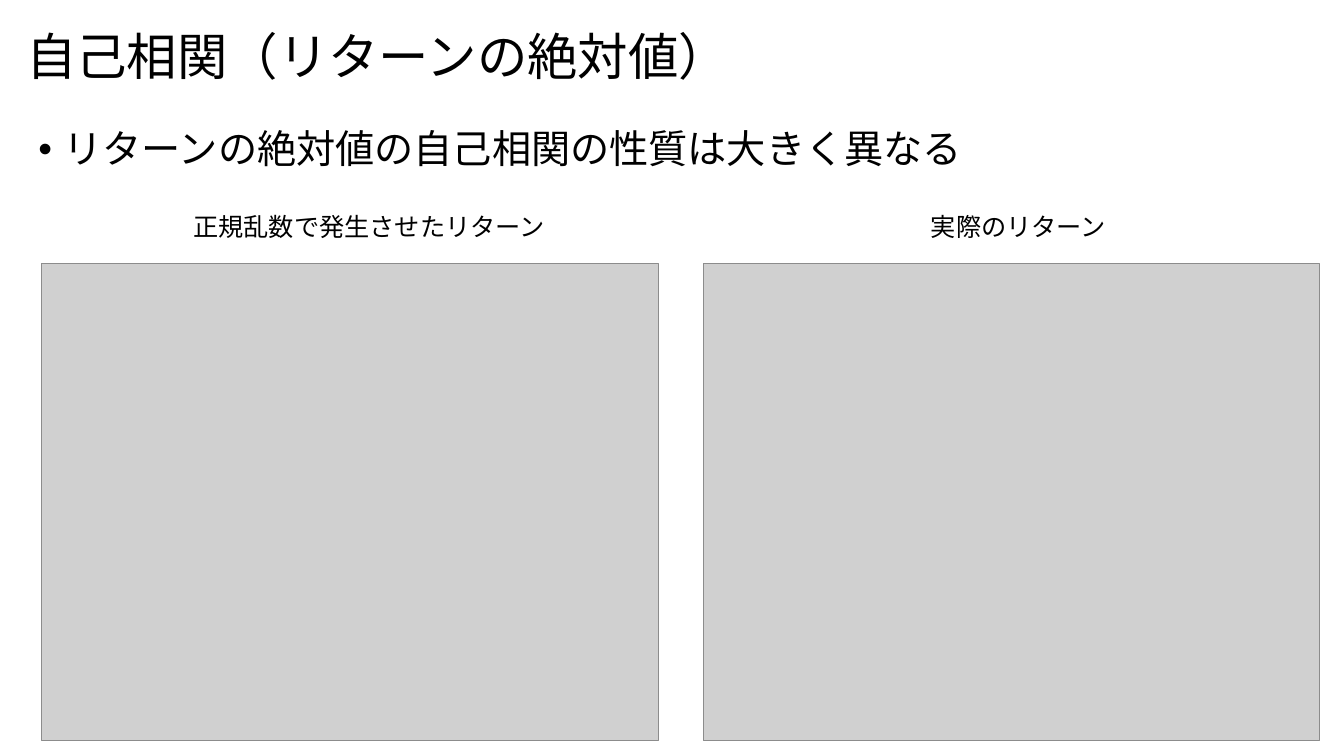
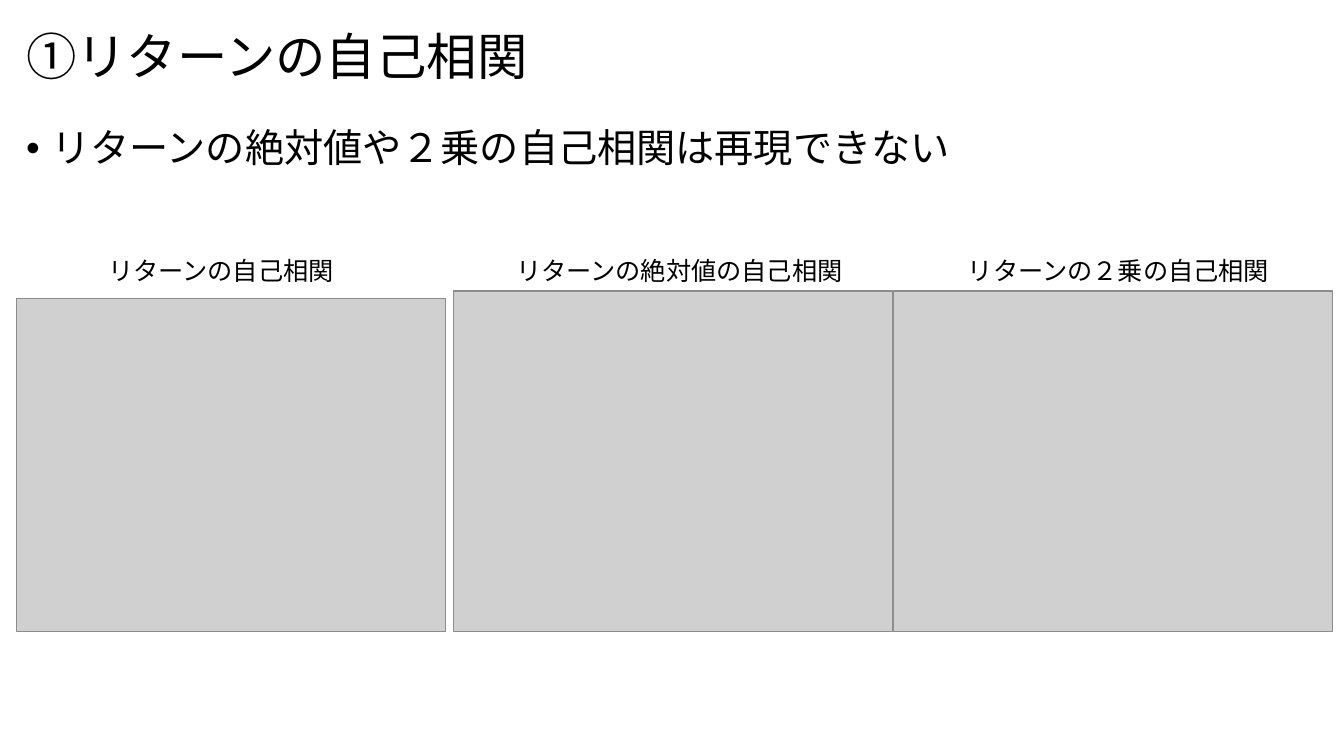
Before and after one commit to nakayasu720/report, a slide deck: slide 10 of 時系列データの生成.pptx (slide 9 before the commit). Drawn at 1344x756 pixels with LibreOffice and Linux fonts; fonts in the diff are those of the drawing; grey boxes stand for pictures. Boxes give left, top, right and bottom in pixels: in the first picture for what was removed or moved away, otherwise in the second. Text is boxed around its words. In the diff, an @@ line names an element or a change of style, - is before the commit and + after.

Commit message:
v2

```diff
--- a/時系列データの生成.pptx
+++ b/時系列データの生成.pptx
@@ title at bbox=[26, 32, 527, 80]: text changed @@
-自己相関（リターンの絶対値）
+①リターンの自己相関
@@ text at bbox=[51, 129, 949, 166]: text changed @@
-• リターンの絶対値の自己相関の性質は大きく異なる
+• リターンの絶対値や２乗の自己相関は再現できない
@@ text removed at bbox=[193, 214, 545, 238] @@
-正規乱数で発生させたリターン
@@ text added at bbox=[108, 258, 334, 282], 18 pt, text #000000 @@
+リターンの自己相関
@@ text added at bbox=[516, 258, 842, 282], 18 pt, text #000000 @@
+リターンの絶対値の自己相関
@@ picture removed at bbox=[703, 263, 1319, 741] @@
@@ text at bbox=[968, 258, 1269, 282]: text changed @@
-実際のリターン
+リターンの２乗の自己相関
@@ picture added at bbox=[16, 298, 446, 631] @@
@@ picture: place and size @@
-picture at bbox=[42, 263, 658, 741]
+picture at bbox=[454, 291, 893, 632]
@@ picture added at bbox=[894, 291, 1334, 632] @@
```
Also in this commit, not shown: 17 other slides changed, 5 slides added, 3 slides removed.
